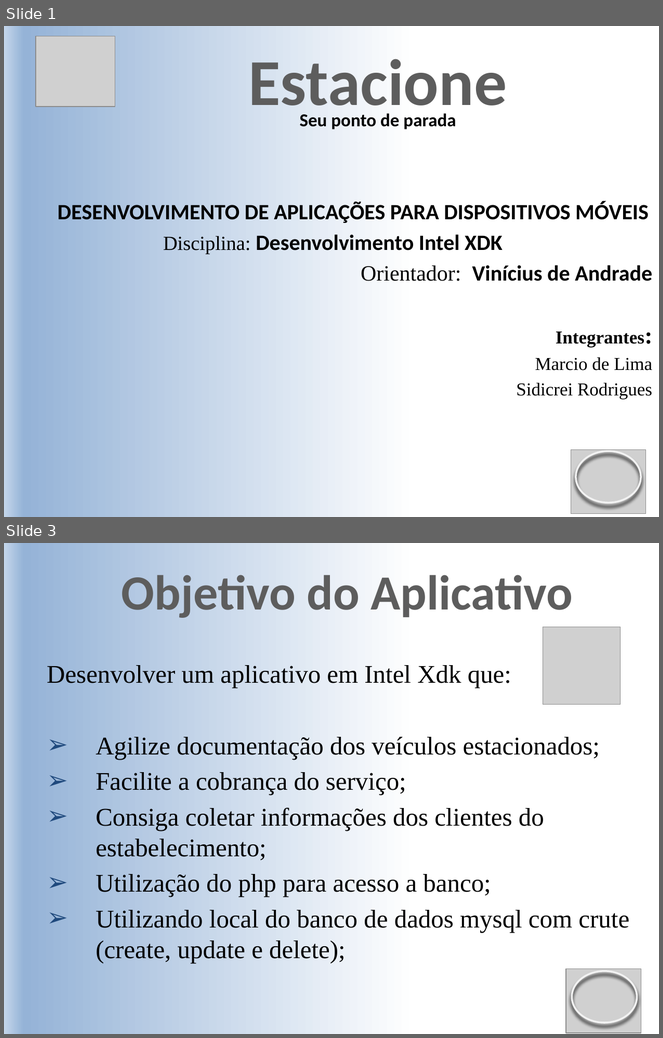
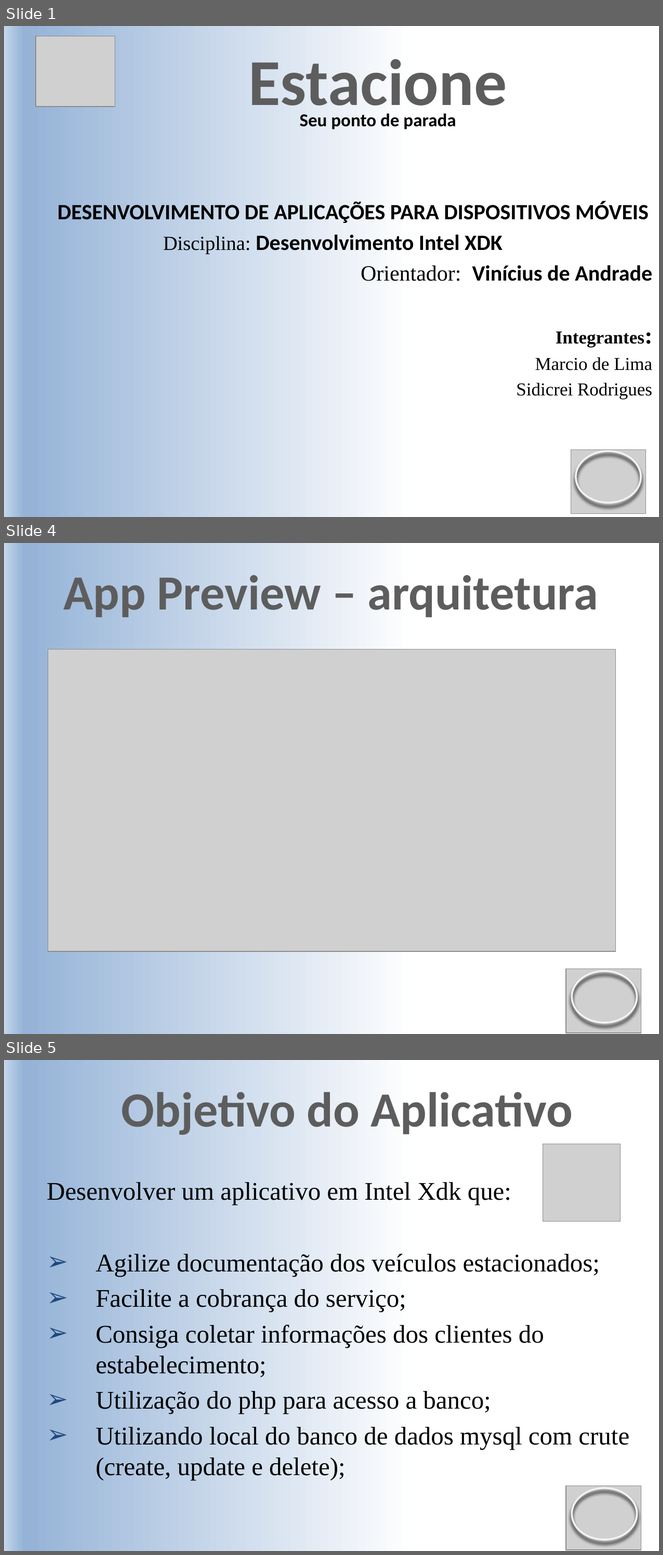
Before and after one commit to Sidicrei/estacioneapp, a slide deck: apres-intelxdk.pptx. Shown one above the other, each under a label of ours: slides 1 and 3 before the commit, slides 1, 4 and 5 after it; the slides between them are not shown. The pictures are 663x1038 and 663x1555 pixels, drawn with LibreOffice and Linux fonts; fonts in the diff are those of the drawing; grey boxes stand for pictures. Boxes give left, top, right and bottom in pixels: in the first picture for what was removed or moved away, otherwise in the second. Text is boxed around its words. In the diff, an @@ line names an element or a change of style, - is before the commit and + after.

```diff
--- a/apres-intelxdk.pptx
+++ b/apres-intelxdk.pptx
@@ slide 4 added at box(4, 543, 659, 1034), background gradient #5E9EFF to #85C2FF to #C4D6EB to #95B3D7 to #FFFFFF @@
@@ text added at box(64, 575, 598, 617), 54 pt, text gradient #555555 to #5D5D5D to #000000, bold @@
+App Preview – arquitetura
@@ picture added at box(48, 649, 616, 951) @@
@@ picture added at box(566, 969, 642, 1034) @@
@@ ellipse added at box(572, 971, 637, 1023), outline #F2F2F2 2 pt @@
@@ what was slide 3 is now slide 5 @@
```
Also in this commit, not shown: 2 slides changed, 1 other slide added.
